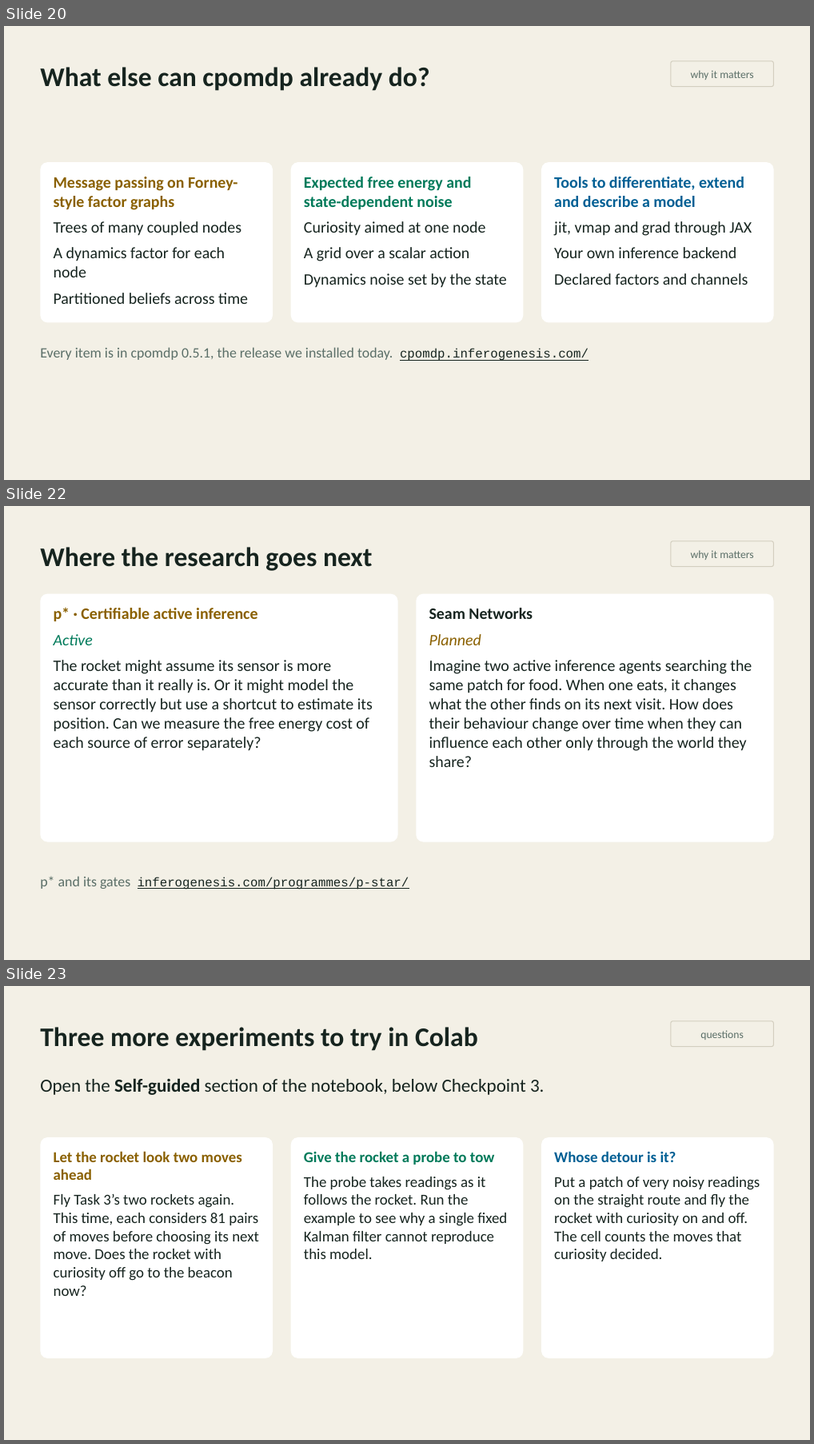
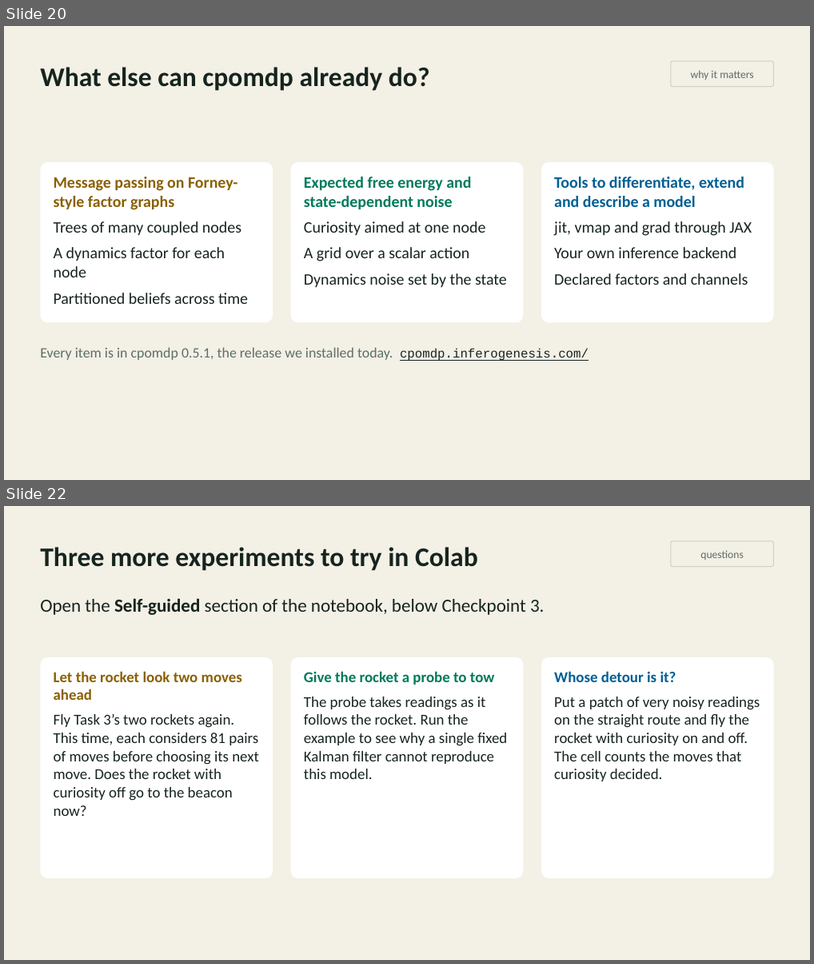
Before and after one commit to inferogenesis/cpomdp-workshop, a slide deck: deck/cpomdp_symposium_2026.pptx. Shown one above the other, each under a label of ours: slides 20, 22 and 23 before the commit, slides 20 and 22 after it; the slides between them are not shown. The pictures are 814x1444 and 814x964 pixels, drawn with LibreOffice and Linux fonts; fonts in the diff are those of the drawing. Boxes give left, top, right and bottom in pixels: in the first picture for what was removed or moved away, otherwise in the second. Text is boxed around its words. In the diff, an @@ line names an element or a change of style, - is before the commit and + after.

```diff
--- a/deck/cpomdp_symposium_2026.pptx
+++ b/deck/cpomdp_symposium_2026.pptx
@@ slide 22 removed at (4,506,810,960), background #F3F0E6 @@
@@ text removed at (40,547,372,571) @@
-Where the research goes next
@@ rounded rectangle removed at (671,541,774,567) @@
-why it matters
@@ rounded rectangle removed at (40,594,398,842) @@
-p* · Certifiable active inference
-Active
-The rocket might assume its sensor is more accurate than it really is. Or it might model the sensor correctly but use a shortcut to estimate its position. Can we measure the free energy cost of each source of error separately?
@@ rounded rectangle removed at (417,594,774,842) @@
-Seam Networks
-Planned
-Imagine two active inference agents searching the same patch for food. When one eats, it changes what the other finds on its next visit. How does their behaviour change over time when they can influence each other only through the world they share?
@@ text removed at (40,876,410,889) @@
-p* and its gates inferogenesis.com/programmes/p-star/
@@ what was slide 23 is now slide 22 @@
```
Also in this commit, not shown: 1 slide changed, 4 other files.
